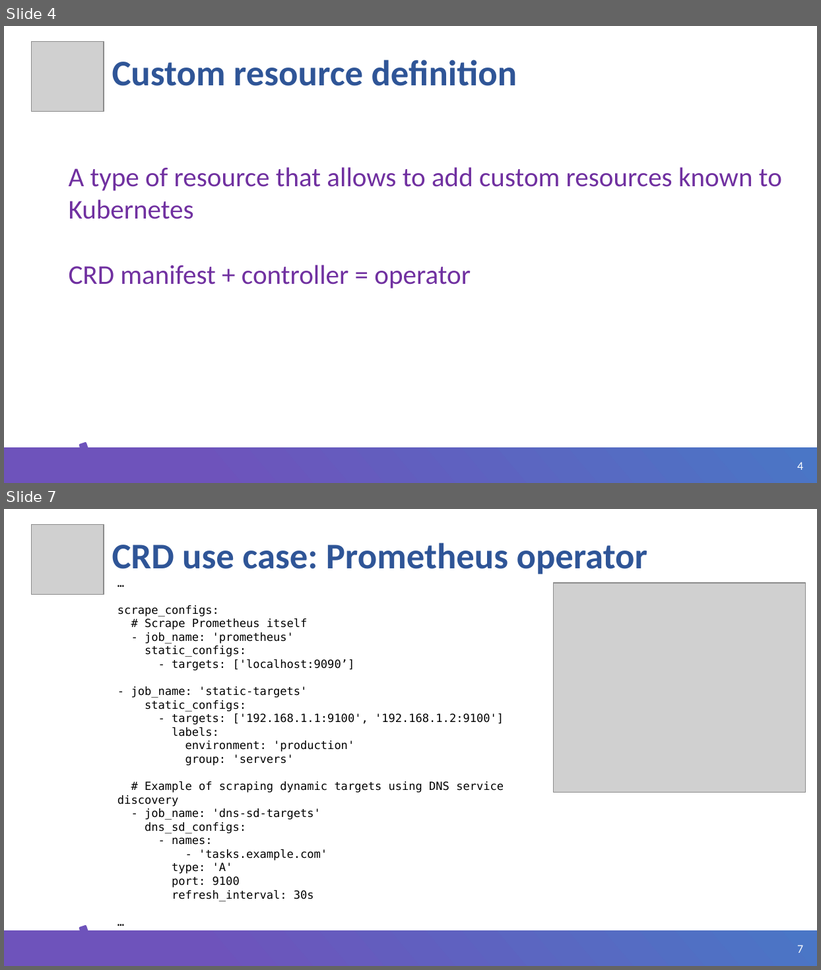
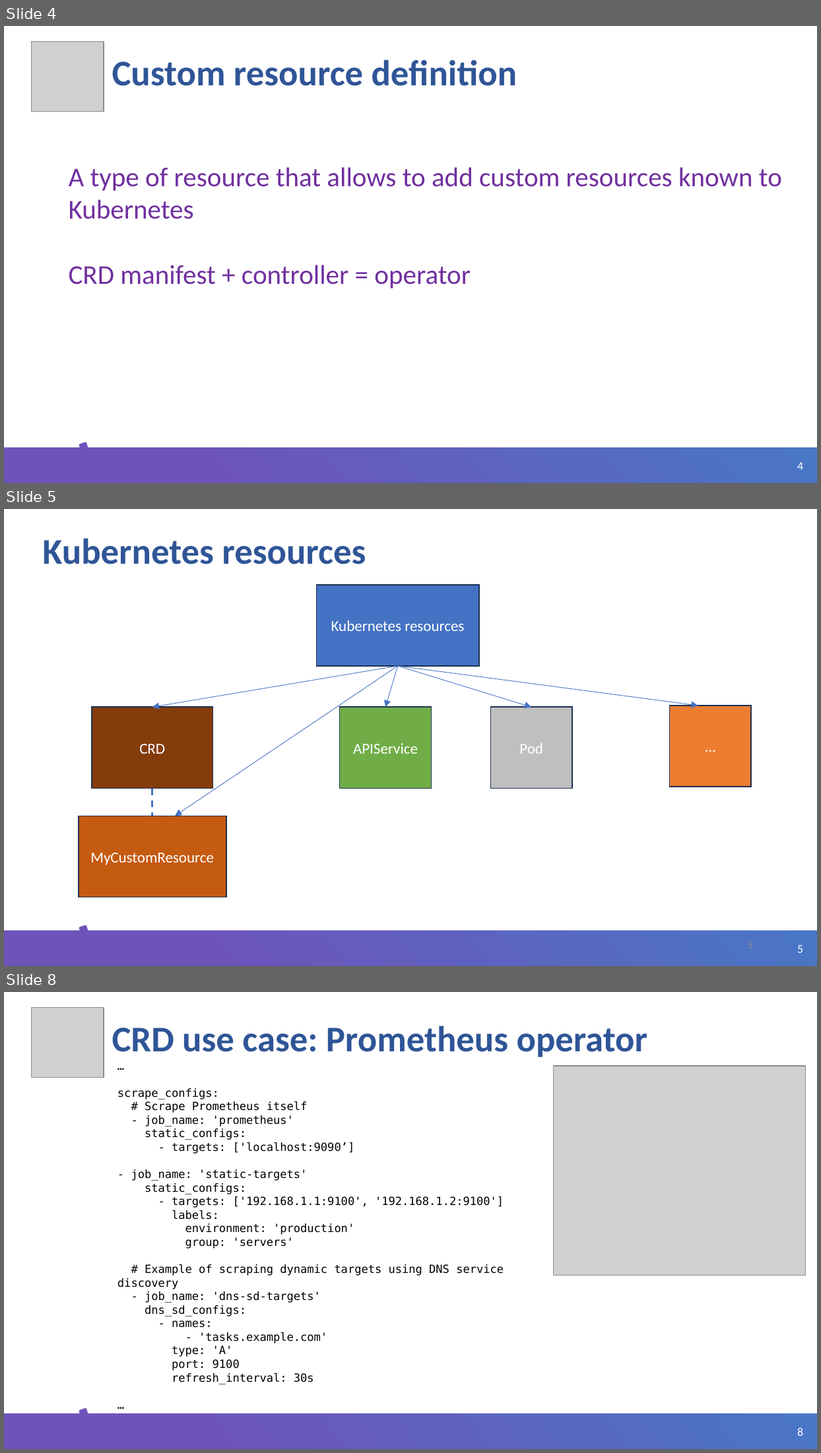
Before and after one commit to ybaryshnikova/extensions-meetup, a slide deck: Kubernetes CRD Helm.pptx. Shown one above the other, each under a label of ours: slides 4 and 7 before the commit, slides 4, 5 and 8 after it; the slides between them are not shown. The pictures are 821x970 and 821x1453 pixels, drawn with LibreOffice and Linux fonts; fonts in the diff are those of the drawing; grey boxes stand for pictures; background and template pictures are left out. Boxes give left, top, right and bottom in pixels: in the first picture for what was removed or moved away, otherwise in the second. Text is boxed around its words. In the diff, an @@ line names an element or a change of style, - is before the commit and + after.

```diff
--- a/Kubernetes CRD Helm.pptx
+++ b/Kubernetes CRD Helm.pptx
@@ slide 5 added at box(4, 509, 817, 966), background #FFFFFF; not listed: 3 template elements that a slide beside it also shows @@
@@ title added at box(42, 538, 366, 564), 32 pt, text #2F5597, bold @@
+Kubernetes resources
@@ rectangle added at box(316, 585, 479, 666), fill #4472C4, outline #1E3256 1 pt, 13.5 pt, text #FFFFFF @@
+Kubernetes resources
@@ arrow added from (397, 666) to (152, 708), #4472C4 0.5 pt @@
@@ arrow added from (397, 666) to (175, 817), #4472C4 0.5 pt @@
@@ arrow added from (397, 666) to (385, 708), #4472C4 0.5 pt @@
@@ arrow added from (397, 666) to (532, 708), #4472C4 0.5 pt @@
@@ arrow added from (397, 666) to (698, 706), #4472C4 0.5 pt @@
@@ rectangle added at box(670, 706, 751, 787), fill #ED7D31, outline #1E3256 1 pt, 13.5 pt, text #FFFFFF @@
+…
@@ rectangle added at box(92, 708, 213, 789), fill #843C0B, outline #1E3256 1 pt, 13.5 pt, text #FFFFFF @@
+CRD
@@ rectangle added at box(340, 708, 432, 789), fill #70AD47, outline #1E3256 1 pt, 13.5 pt, text #FFFFFF @@
+APIService
@@ rectangle added at box(491, 708, 572, 789), fill #BFBFBF, outline #1E3256 1 pt, 13.5 pt, text #FFFFFF @@
+Pod
@@ line added from (152, 789) to (152, 817), #4472C4 1.5 pt dashed @@
@@ rectangle added at box(79, 817, 227, 898), fill #C55A11, outline #1E3256 1 pt, 13.5 pt, text #FFFFFF @@
+MyCustomResource
@@ page number added at box(578, 933, 761, 957), 9 pt, text #8C8C8C @@
+5
@@ what was slide 7 is now slide 8 @@
@@ page number at box(797, 1428, 803, 1436): text changed @@
-7
+8
```
Also in this commit, not shown: 3 slides changed, 1 slide removed, 1 other file.
